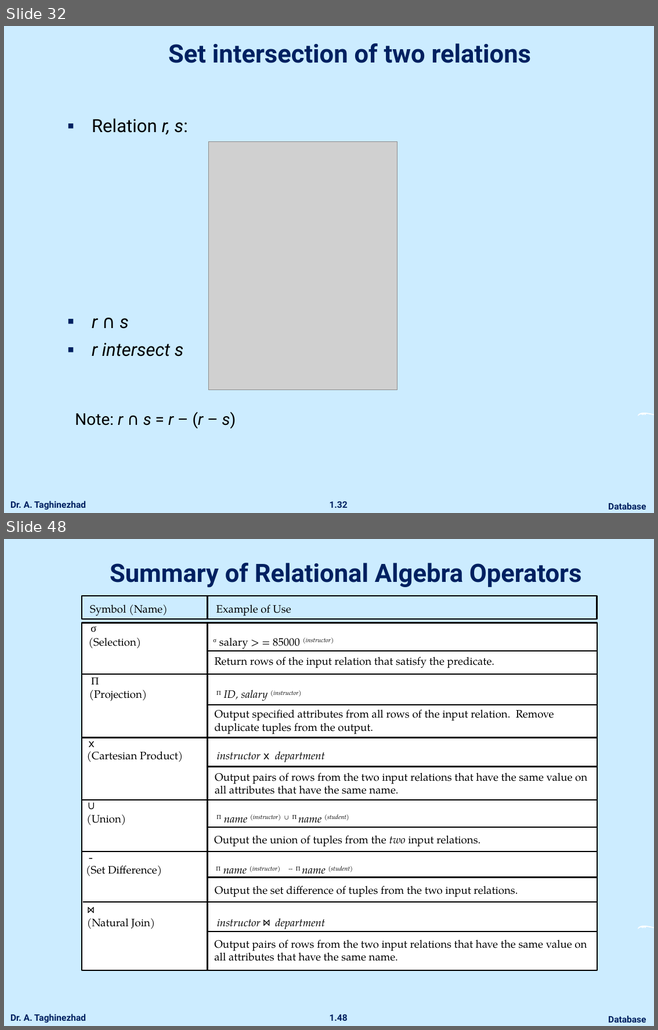
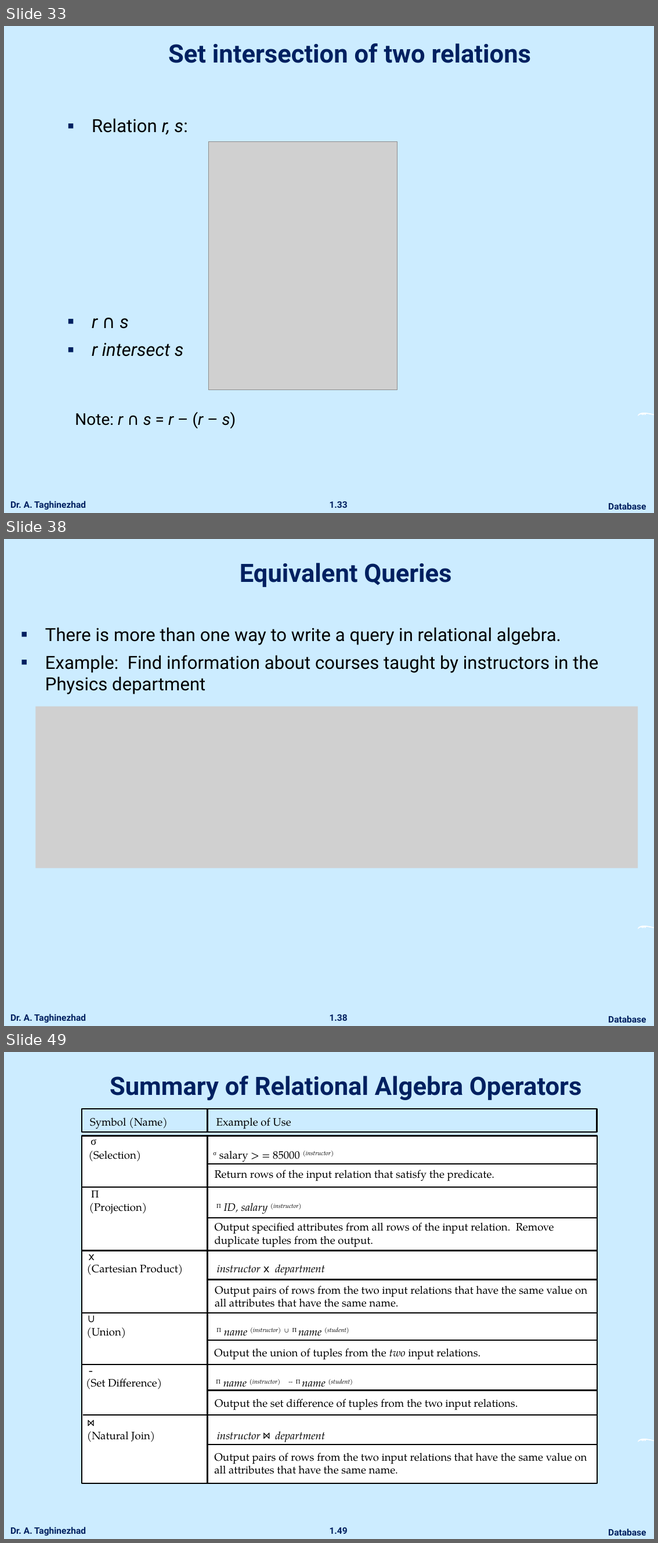
Before and after one commit to ataghinezhad/ataghinezhad.github.io, a slide deck: courses/downloads/temp/Database_Lec2.pptx. Shown one above the other, each under a label of ours: slides 32 and 48 before the commit, slides 33, 38 and 49 after it; the slides between them are not shown. The pictures are 658x1030 and 658x1543 pixels, drawn with LibreOffice and Linux fonts; fonts in the diff are those of the drawing; grey boxes stand for pictures; background and template pictures are left out. Boxes give left, top, right and bottom in pixels: in the first picture for what was removed or moved away, otherwise in the second. Text is boxed around its words. In the diff, an @@ line names an element or a change of style, - is before the commit and + after.

```diff
--- a/courses/downloads/temp/Database_Lec2.pptx
+++ b/courses/downloads/temp/Database_Lec2.pptx
@@ slide 38 added at box(4, 539, 654, 1026), background picture (left out); not listed: 4 template elements that a slide beside it also shows @@
@@ title added at box(239, 563, 451, 587), 28 pt, text #002060, bold @@
+Equivalent Queries
@@ text added at box(45, 627, 598, 694), 20 pt, text #000000 @@
+▪ There is more than one way to write a query in relational algebra.
+▪ Example: Find information about courses taught by instructors in the Physics department
@@ picture added at box(36, 707, 638, 868) @@
@@ what was slide 32 is now slide 33 @@
@@ page number at box(329, 502, 347, 508): text changed @@
-1.32
+1.33
@@ what was slide 48 is now slide 49 @@
```
Also in this commit, not shown: 17 slides changed, 1 other slide added, 1 slide removed.
